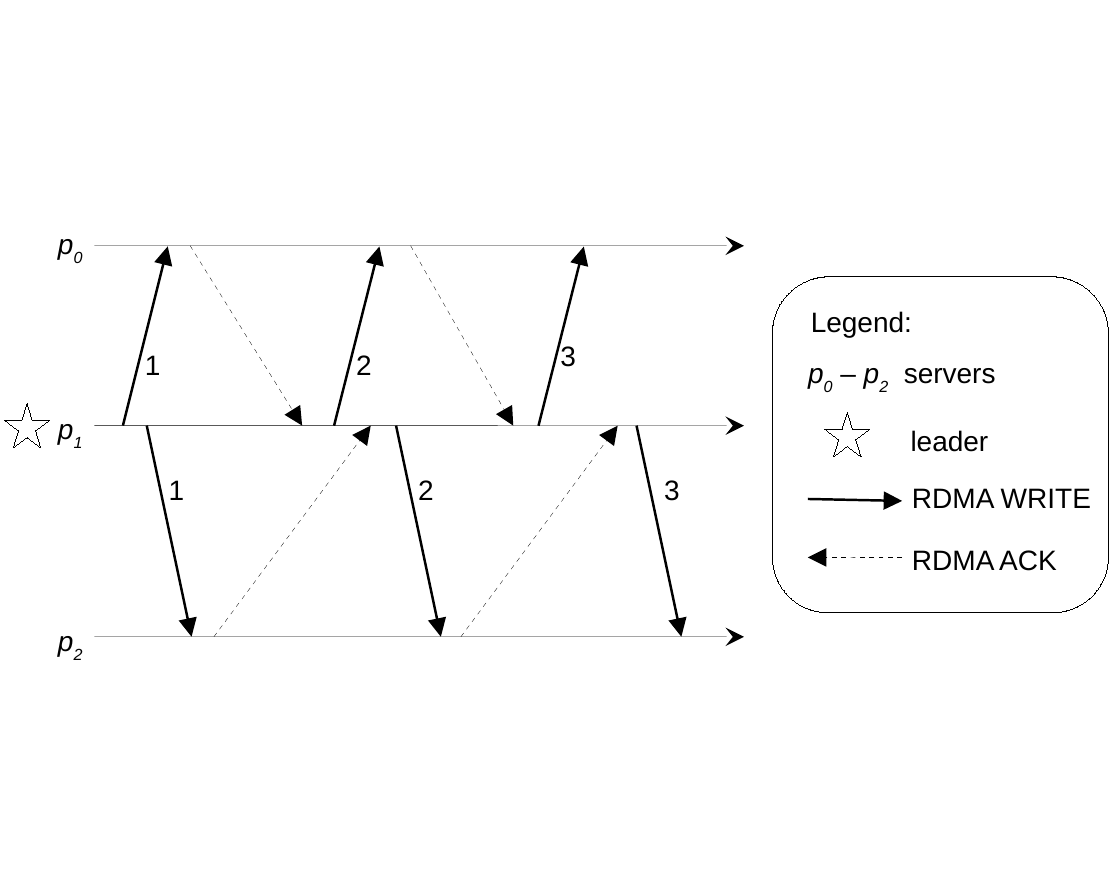
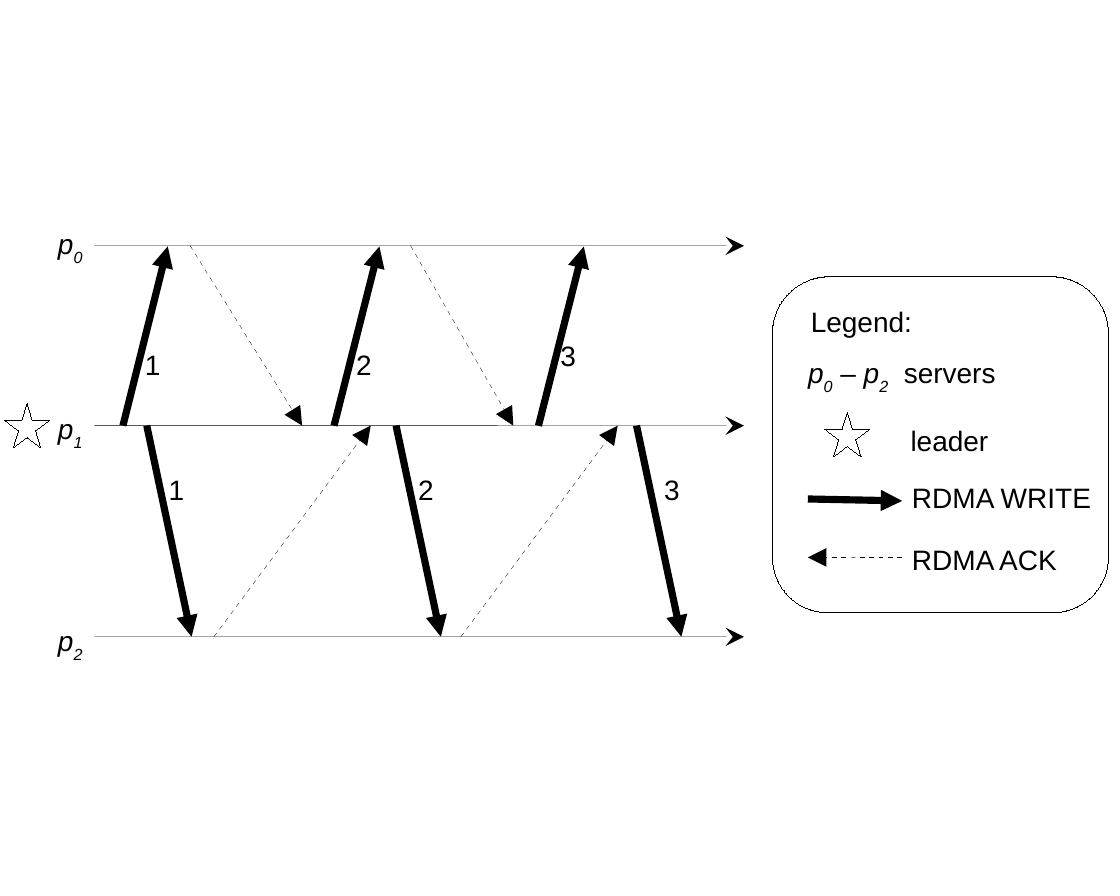
Before and after one commit to MichaelXSChen/RS-paper, a slide deck: slide 1 of figures/dare_algo.odp. Drawn at 1120x896 pixels with LibreOffice and Linux fonts; fonts in the diff are those of the drawing. Boxes give left, top, right and bottom in pixels: in the first picture for what was removed or moved away, otherwise in the second. Text is boxed around its words. In the diff, an @@ line names an element or a change of style, - is before the commit and + after.

```diff
--- a/figures/dare_algo.odp
+++ b/figures/dare_algo.odp
@@ arrow (123, 426) - (168, 246): stroke #000000 0.79 pt to #000000 2.3 pt @@
@@ arrow (334, 426) - (379, 246): stroke #000000 0.79 pt to #000000 2.3 pt @@
@@ arrow (538, 426) - (585, 246): stroke #000000 0.79 pt to #000000 2.3 pt @@
@@ arrow (148, 426) - (193, 636): stroke #000000 0.79 pt to #000000 2.3 pt @@
@@ arrow (396, 426) - (441, 636): stroke #000000 0.79 pt to #000000 2.3 pt @@
@@ arrow (636, 426) - (681, 636): stroke #000000 0.79 pt to #000000 2.3 pt @@
@@ arrow (809, 500) - (903, 502): stroke #000000 0.79 pt to #000000 2.3 pt @@
```
Also in this commit, not shown: 1 other file.
